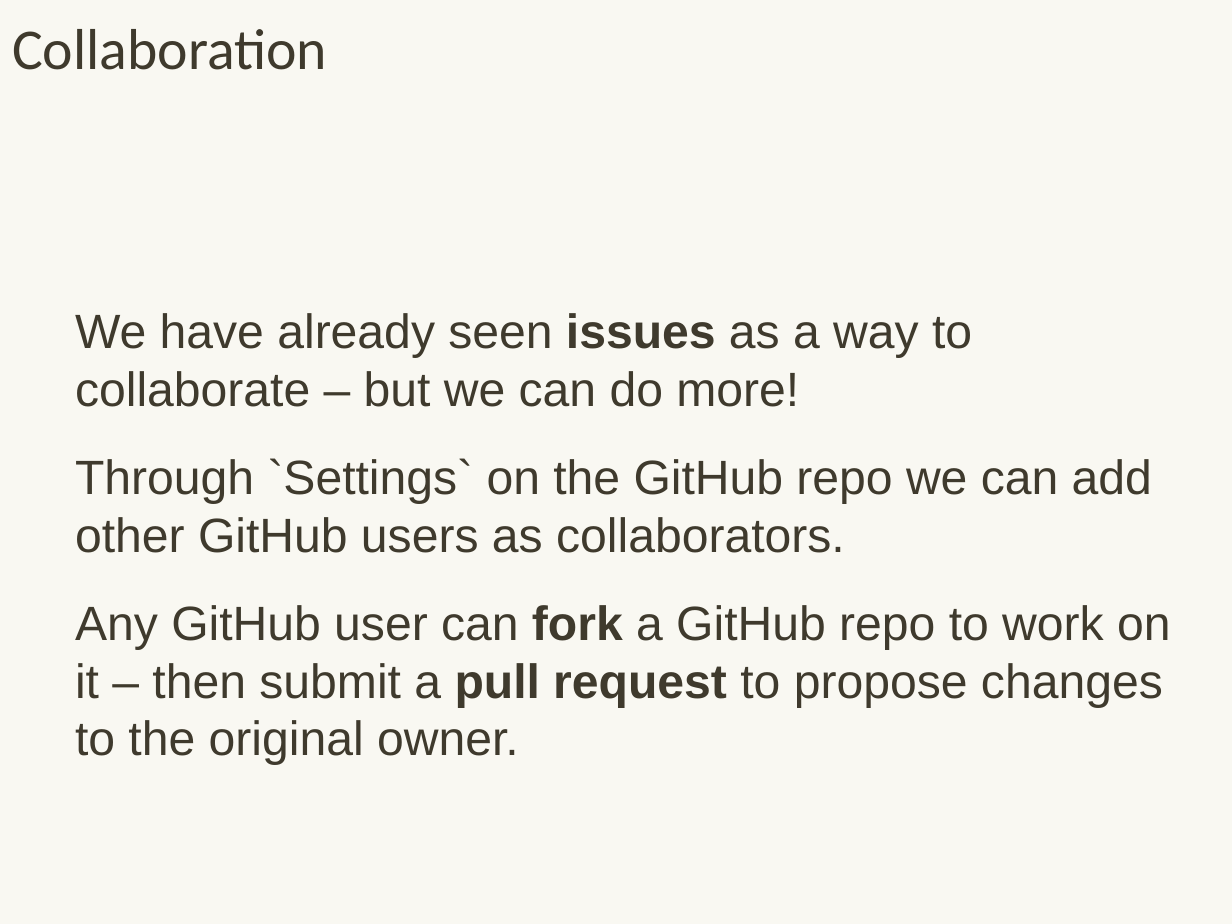
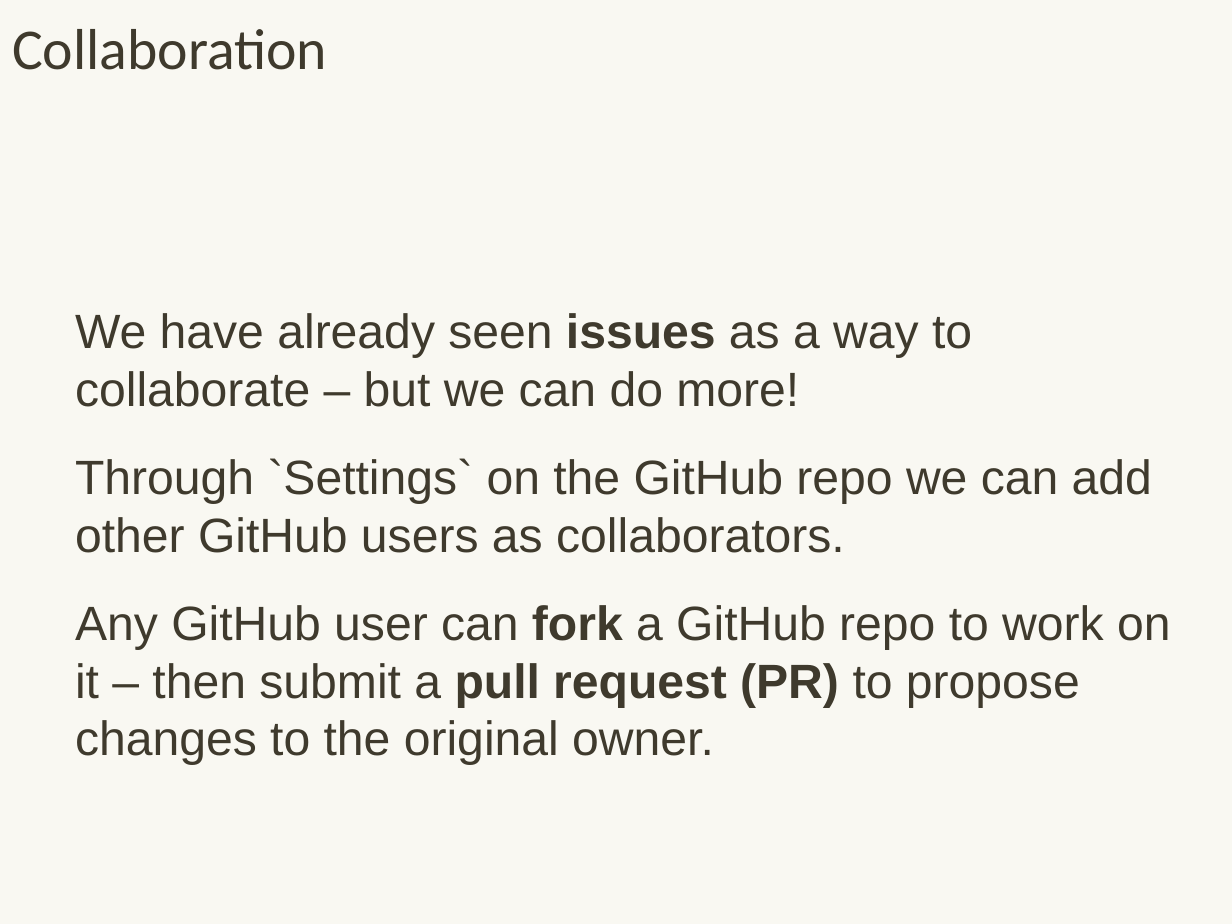
Before and after one commit to forwards/workshops, a slide deck: slide 10 of slides-pptx/2b-github.pptx. Drawn at 1232x924 pixels with LibreOffice and Linux fonts; fonts in the diff are those of the drawing. Boxes give left, top, right and bottom in pixels: in the first picture for what was removed or moved away, otherwise in the second. Text is boxed around its words. In the diff, an @@ line names an element or a change of style, - is before the commit and + after.

```diff
--- a/slides-pptx/2b-github.pptx
+++ b/slides-pptx/2b-github.pptx
@@ text at <box>75,605,1171,765</box>: text changed @@
-Any GitHub user can fork a GitHub repo to work on it – then submit a pull request to propose changes to the original owner.
+Any GitHub user can fork a GitHub repo to work on it – then submit a pull request (PR) to propose changes to the original owner.
```
Also in this commit, not shown: 4 other slides changed, 1 slide added, 13 other files.
